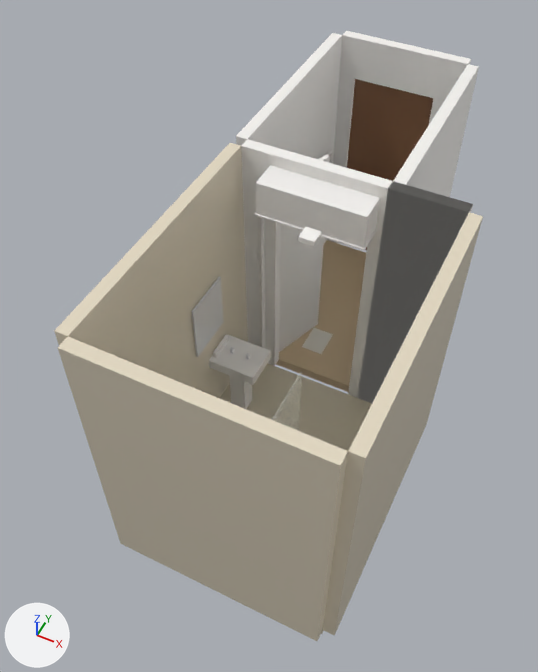
A saved change to the Blender file blend/42444954.blend.
Before and after are seen from a 50 mm camera at (2.39, -2.11, 5.81) aimed at (0.49, 1.7, 1.05). Arrows for +X, +Y and +Z are at lower left; the lights stay in place. The first picture is the older version.

Names of what the first picture shows: 'Bathroom_Door', 'Bathroom_Floor', 'Cabinet_Body', 'Cabinet_Bottom', 'Connection_Wall', 'Front_Door', 'Hallway_Floor', 'Hallway_Wall_Left', 'Mirror', 'Sink_Basin', 'Wall_Back', 'Wall_Front_Left', 'Wall_Front_Right', 'Wall_Left', 'Wall_Right' and 10 more.
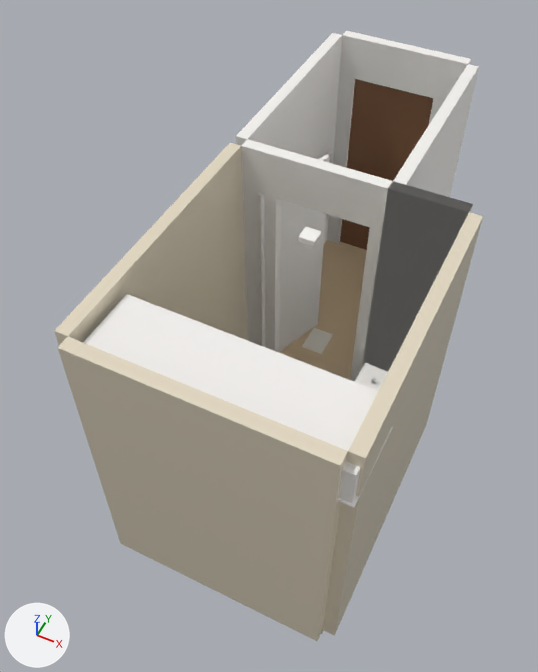
Boxes [x1, y1, x2, y2] around the edits, measured in the pictures (538 x 672 px):
'Cabinet_Body', moved, rescaled
    before: [256, 165, 380, 248]
    after: [83, 294, 378, 503]
'Sink_Basin', moved
    before: [209, 335, 271, 385]
    after: [355, 363, 388, 391]
'Mirror', moved (not visible afterwards)
    before: [191, 277, 224, 357]
'Cabinet_Bottom', moved, rescaled
    before: [254, 213, 377, 251]
    after: [338, 426, 393, 508]
'Bathroom_Floor', unchanged, covered by the edit
    before: [220, 363, 372, 634]
'Wall_Front_Top', unchanged, uncovered by the edit
    before: [276, 149, 380, 196]
    after: [276, 149, 380, 227]

Diff of the bpy script that builds the scene:
```diff
--- a/blend/42444954.blend.py
+++ b/blend/42444954.blend.py
@@ ob_sink_basin @@
 ob_sink_basin = bpy.data.objects.new('Sink_Basin', me_cube_059)
-ob_sink_basin.location = (0.22, 1.65, 0.65)
+ob_sink_basin.location = (1.48, 1.9, 0.65)
 ob_sink_basin.scale = (0.45, 0.35, 0.1)
@@ ob_mirror @@
 ob_mirror = bpy.data.objects.new('Mirror', me_cube_065)
-ob_mirror.location = (0.02, 1.5, 1.25)
+ob_mirror.location = (1.78, 1.5, 1.25)
 ob_mirror.scale = (0.015, 0.45, 0.55)
@@ ob_cabinet_body @@
 ob_cabinet_body = bpy.data.objects.new('Cabinet_Body', me_cube_076)
-ob_cabinet_body.location = (0.7, 2.15, 2.25)
-ob_cabinet_body.scale = (0.9, 0.4, 0.3)
+ob_cabinet_body.location = (0.96, 0.24, 2.25)
+ob_cabinet_body.scale = (1.84, 0.576, 0.3)
@@ ob_cabinet_bottom @@
 ob_cabinet_bottom = bpy.data.objects.new('Cabinet_Bottom', me_cube_077)
-ob_cabinet_bottom.location = (0.7, 2.15, 2.1)
-ob_cabinet_bottom.scale = (0.92, 0.42, 0.015)
+ob_cabinet_bottom.location = (0.96, 0.24, 2.1)
+ob_cabinet_bottom.scale = (1.88, 0.605, 0.015)
```
